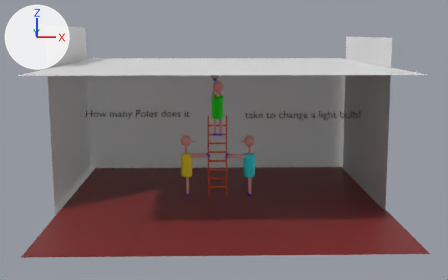
A saved change to the Blender file bulb-joke.blend.
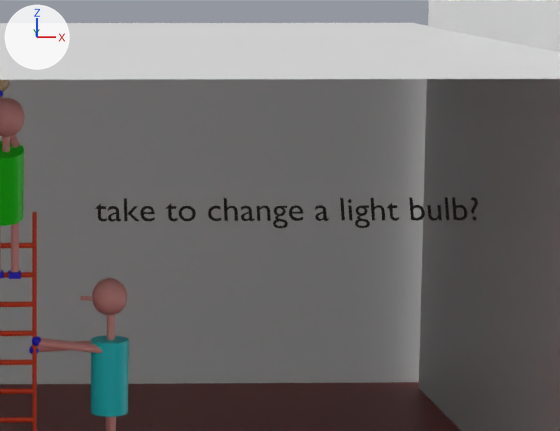
The first picture shows the older version from a 50 mm camera at (-10.8, -81.8, 16.0) aimed at (-9.1, -13.1, 4.2). The close-ups show both versions on the part from 48% to 86% of the width and 18% to 65% of the height of that picture; other places that the commit changed are outside them. The lights are fixed; the arrows at upper left show +X, +Y and +Z.
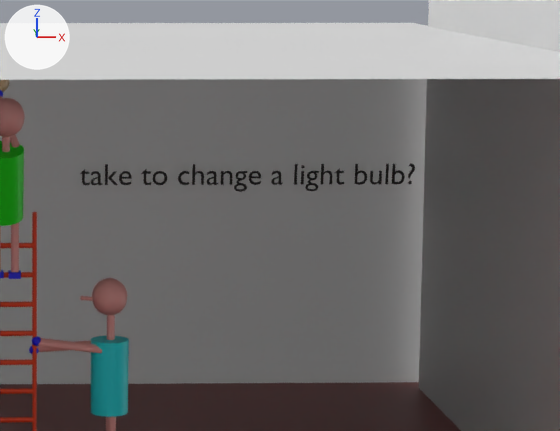
Pixel boxes [x1, y1, x2, y2] of what changed, in the close-ups (560 x 431 px):
'Text.001', moved, turned: before [95, 197, 478, 228]; after [80, 163, 415, 192]

What changed in the scene script:
```text
Change ob_text:
    ob_text.location: (-25.64, -7.16, 6.0) -> (-25.64, 2.82, 6.0)
    ob_text.rotation_euler: (1.098, 0.0, 0.0) -> (1.662, 0.0, 0.0)  # degrees (63, 0, 0) -> degrees (95, 0, 0)
Change ob_text_001:
    ob_text_001.location: (-7.674, -8.544, 5.989) -> (-7.674, -7.334, 6.077)
```
